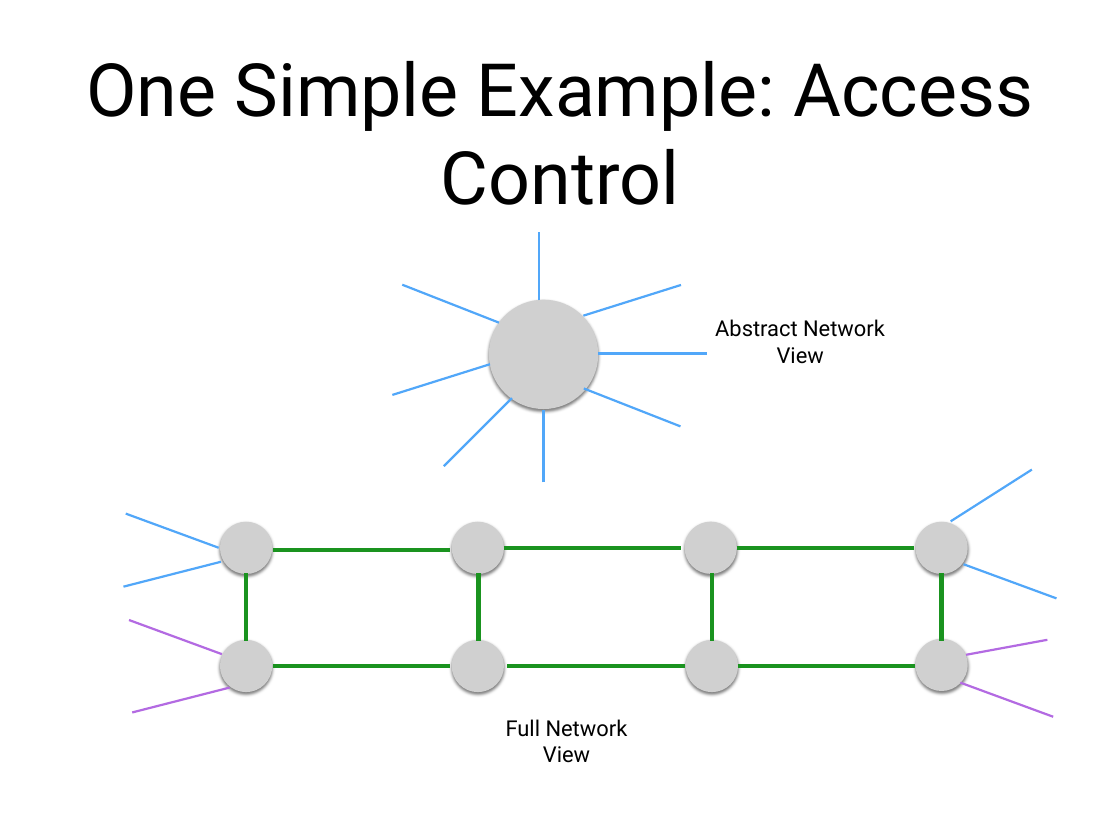
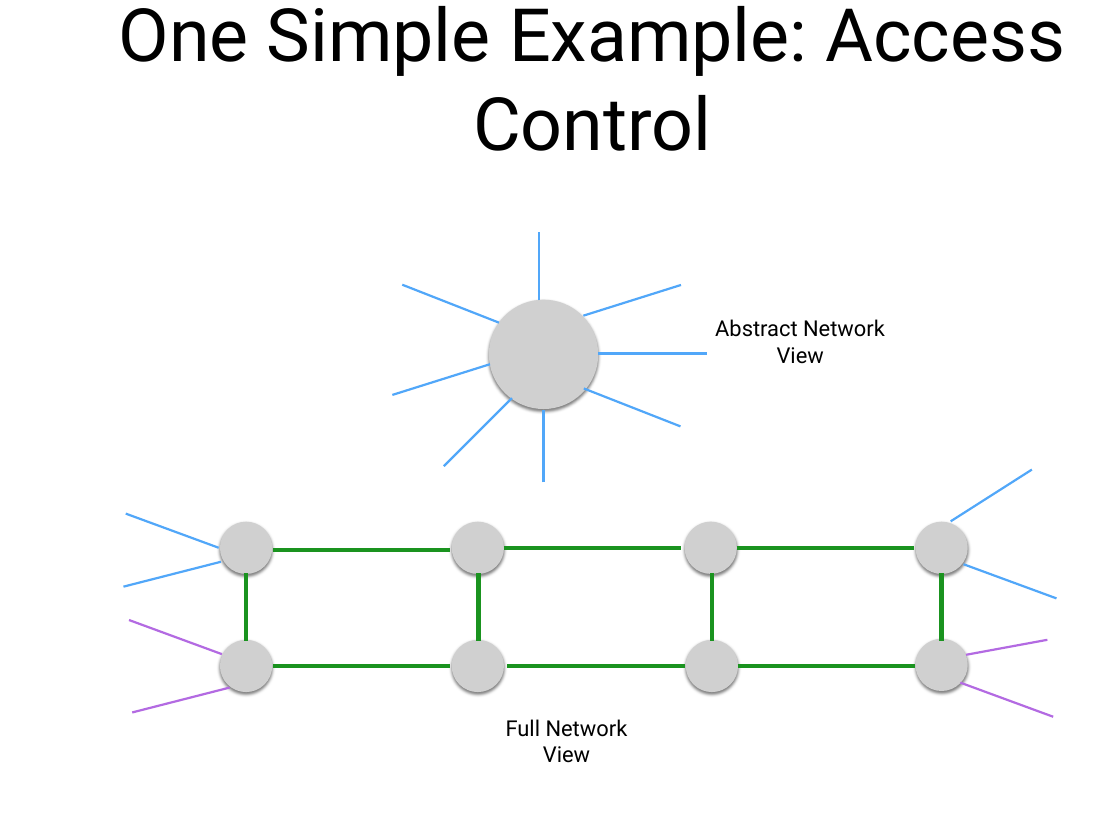
Before and after one commit to nickkaranatsios/ruby-utils, a slide deck: slide 16 of docs/sdn-lecture-notes.pptx (slide 10 before the commit). Drawn at 1120x840 pixels with LibreOffice and Linux fonts; fonts in the diff are those of the drawing; grey boxes stand for pictures. Boxes give left, top, right and bottom in pixels: in the first picture for what was removed or moved away, otherwise in the second. Text is boxed around its words. In the diff, an @@ line names an element or a change of style, - is before the commit and + after.

```diff
--- a/docs/sdn-lecture-notes.pptx
+++ b/docs/sdn-lecture-notes.pptx
@@ title "One Simple Example: Access Control": place and size @@
-title "One Simple Example: Access Control" at (86, 61, 1033, 205)
+title "One Simple Example: Access Control" at (119, 6, 1066, 151)
```
Also in this commit, not shown: 3 other slides changed, 8 slides added, 2 slides removed.
